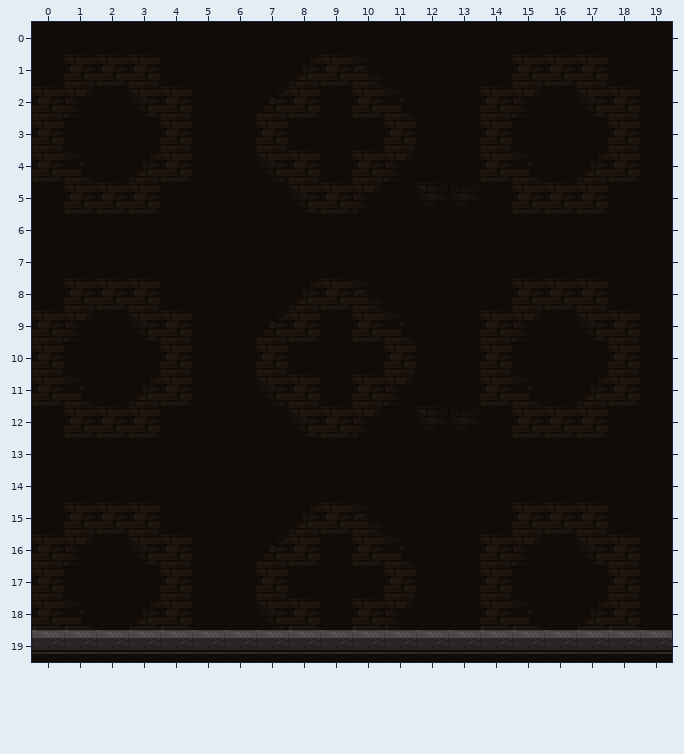
A Tiled map gets an edit: Resources/Spaceship_big.tmx. Above: the version before the commit.
Cells are 32x32 px. Shown: x 0..19, y 0..19.
The result:
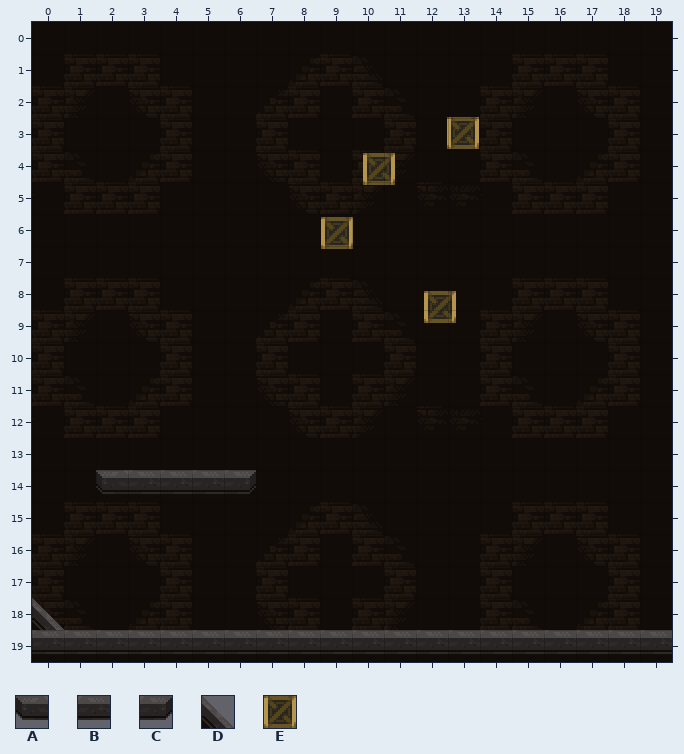
Key: from "Spaceship_Tileset_big": A 383, B 384, C 385, D 480, E 502 "box".
_ is an empty cell.
Objects are placed by their top-left corner, in cells (3,4 is the top-left corner of cell 3,4); size is 1x1 cell unless given.
The exact change:
Changed rows in their new state; . is an unchanged cell.
layer "ObjectLayer" offset 9,-111 -> 0,0 px
Layer "Foreground":
first column x 2:
14 ABBBC
first column x 0:
18 D
Layer "ObjectLayer":
added: E "box" at 13,3
added: E "box" at 10.3,4.1
added: E "box" at 9,6.1
added: E "box" at 12.2,8.4
